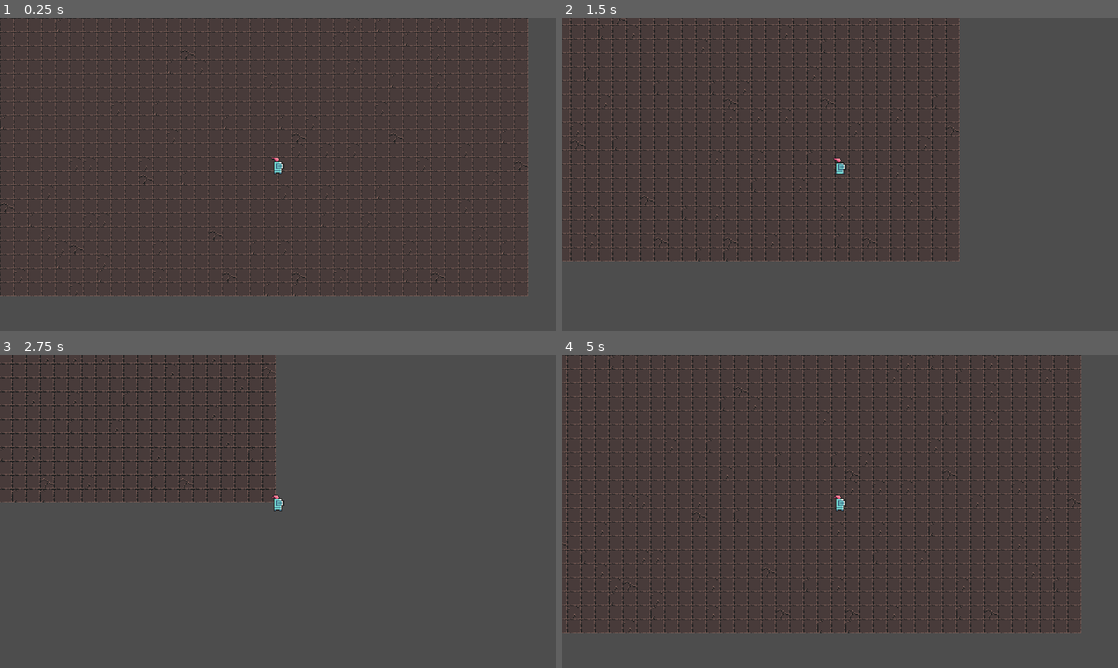
Above: before the commit, frames 1-4 (two rows, left to right).
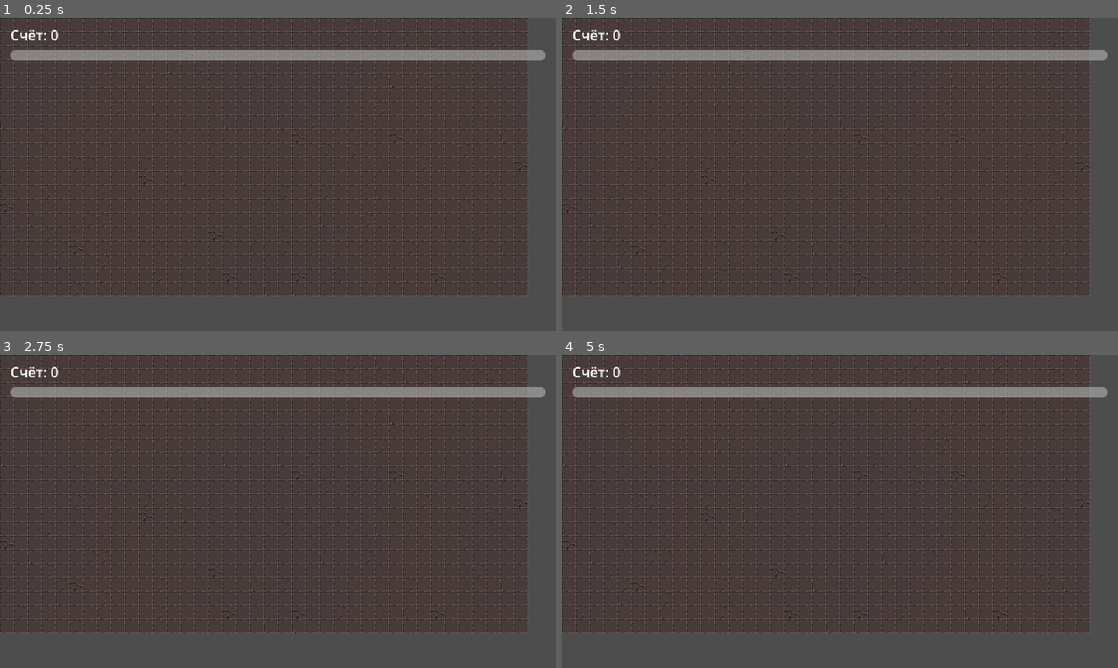
Above: after the commit, the same moments.

Repository: pilarsen97/godot-topdown
Game: Godot game, scene res://src/levels/world/world.tscn
The game is run twice, just before and just after one commit, with the same random seed, the same clock (stepped at 60 frames per second) and the same inputs.
Inputs:
- Up to frame 1 (0.25 s): no input
- Up to frame 2 (1.5 s): tap Enter at 0.5 s; hold D (move_right) 0.53-1.28 s; hold S (move_down) from 1.28 s (still down)
- Up to frame 3 (2.75 s): release S (move_down) at 2.03 s; hold D (move_right) from 2.03 s (still down)
- Up to frame 4 (5 s): release D (move_right) at 2.78 s; hold W (move_up) 2.78-3.53 s; hold A (move_left) from 3.53 s (still down)

The runs differ from the first frame. In frame 1, 3.4% of the frame differs, in the area x 1-99%, y 3-50%; in frame 2, 22%, in the area x 0-99%, y 0-89%; in frame 3, 18%; in frame 4, 20%.

Commit message:
refactor/lesson-8: HUD со счётом и HP-баром, урон игроку через Hitbox имп

Diff:
--- a/src/autoload/event_bus.gd
+++ b/src/autoload/event_bus.gd
@@ -1,8 +1,10 @@
 extends Node
 ## Глобальная "доска объявлений".
 
-## Запросить спавн сцены в текущем уровне (атаки, эффекты, дроп).
 signal spawn_in_level_requested(scene: PackedScene, position: Vector2)
+signal enemy_died(world_position: Vector2, score_value: int)
 
-## Враг умер. score_value — сколько очков начислить.
-signal enemy_died(world_position: Vector2, score_value: int)
+## HP игрока изменилось — слушает HUD.
+signal player_hp_changed(current: int, max_value: int)
+## Игрок умер — слушает World (рестарт уровня).
+signal player_died
--- a/src/entities/imp/imp.tscn
+++ b/src/entities/imp/imp.tscn
@@ -3,6 +3,7 @@
 [ext_resource type="Script" uid="uid://btb3gpdliw6i1" path="res://src/entities/imp/imp.gd" id="1_g1alo"]
 [ext_resource type="Script" path="res://src/components/health_component.gd" id="hc_script"]
 [ext_resource type="Script" path="res://src/components/hurtbox.gd" id="hurt_script"]
+[ext_resource type="Script" path="res://src/components/hitbox.gd" id="hitbox_script"]
 [ext_resource type="Texture2D" uid="uid://mbdml2ppmjk1" path="res://assets/textures/enemies/imp/imp_idle_anim_f0.png" id="1_p0iqk"]
 [ext_resource type="Texture2D" uid="uid://dq2a54lm1qh3x" path="res://assets/textures/enemies/imp/imp_idle_anim_f1.png" id="2_g1alo"]
 [ext_resource type="Texture2D" uid="uid://budy4j30x85vi" path="res://assets/textures/enemies/imp/imp_idle_anim_f2.png" id="3_e0c7o"]
@@ -82,3 +83,16 @@
 [node name="CollisionShape2D" type="CollisionShape2D" parent="Hurtbox"]
 position = Vector2(0, -4)
 shape = SubResource("CircleShape2D_hurt")
+
+[sub_resource type="CircleShape2D" id="CircleShape2D_imp_hit"]
+radius = 4.0
+
+[node name="Hitbox" type="Area2D" parent="."]
+collision_layer = 8
+collision_mask = 0
+script = ExtResource("hitbox_script")
+damage = 1
+
+[node name="CollisionShape2D" type="CollisionShape2D" parent="Hitbox"]
+position = Vector2(0, -4)
+shape = SubResource("CircleShape2D_imp_hit")
--- a/src/entities/player/player.gd
+++ b/src/entities/player/player.gd
@@ -1,6 +1,15 @@
 extends CharacterBody2D
 
 @export var max_speed: float = 200.0
+
+@onready var _health: HealthComponent = $HealthComponent
+
+
+func _ready() -> void:
+	_health.hp_changed.connect(_on_hp_changed)
+	_health.died.connect(_on_died)
+	# Сразу транслируем стартовое значение в HUD.
+	_on_hp_changed(_health.max_hp, _health.max_hp)
 
 
 func _physics_process(_delta: float) -> void:
@@ -13,3 +22,11 @@
 	var x := Input.get_action_strength("move_right") - Input.get_action_strength("move_left")
 	var y := Input.get_action_strength("move_down") - Input.get_action_strength("move_up")
 	return Vector2(x, y)
+
+
+func _on_hp_changed(current: int, max_value: int) -> void:
+	EventBus.player_hp_changed.emit(current, max_value)
+
+
+func _on_died() -> void:
+	EventBus.player_died.emit()
--- a/src/entities/player/player.tscn
+++ b/src/entities/player/player.tscn
@@ -1,6 +1,8 @@
 [gd_scene format=3 uid="uid://cctuddexahcs4"]
 
 [ext_resource type="Texture2D" uid="uid://dxmsrh0x0ao3n" path="res://assets/textures/player/knight_f_hit_anim_f0.png" id="1_4f0qm"]
+[ext_resource type="Script" path="res://src/components/health_component.gd" id="hc_script"]
+[ext_resource type="Script" path="res://src/components/hurtbox.gd" id="hurt_script"]
 [ext_resource type="Script" uid="uid://c088gbfjj5p5h" path="res://src/entities/player/player.gd" id="1_tk761"]
 [ext_resource type="Texture2D" uid="uid://c4lwd518ix7lm" path="res://assets/textures/player/knight_f_idle_anim_f0.png" id="2_tk761"]
 [ext_resource type="Texture2D" uid="uid://bao63hfynegea" path="res://assets/textures/player/knight_f_idle_anim_f1.png" id="3_n7e5a"]
@@ -80,3 +82,20 @@
 [node name="AbilityManager" type="Node" parent="." unique_id=29080088]
 
 [node name="AttackController" parent="AbilityManager" unique_id=1545562974 instance=ExtResource("11_n7e5a")]
+
+[sub_resource type="CircleShape2D" id="CircleShape2D_player_hurt"]
+radius = 5.0
+
+[node name="HealthComponent" type="Node" parent="."]
+script = ExtResource("hc_script")
+max_hp = 5
+
+[node name="Hurtbox" type="Area2D" parent="."]
+collision_layer = 0
+collision_mask = 8
+script = ExtResource("hurt_script")
+health_component = NodePath("../HealthComponent")
+
+[node name="CollisionShape2D" type="CollisionShape2D" parent="Hurtbox"]
+position = Vector2(0, -5)
+shape = SubResource("CircleShape2D_player_hurt")
--- a/src/levels/world/world.gd
+++ b/src/levels/world/world.gd
@@ -1,12 +1,13 @@
 extends Node
 ## Точка входа. Player живёт здесь и переживает смену уровней.
-## Слушает EventBus и кладёт спавны в Level/Spawned.
+## Слушает EventBus и кладёт спавны в Level/Spawned, рестартует игру при смерти.
 
 @onready var _spawn_container: Node = $Level_01/Spawned
 
 
 func _ready() -> void:
 	EventBus.spawn_in_level_requested.connect(_on_spawn_requested)
+	EventBus.player_died.connect(_on_player_died)
 
 
 func _on_spawn_requested(scene: PackedScene, world_position: Vector2) -> void:
@@ -15,3 +16,8 @@
 	var instance := scene.instantiate() as Node2D
 	_spawn_container.add_child(instance)
 	instance.global_position = world_position
+
+
+func _on_player_died() -> void:
+	# Простейший рестарт. Позже (урок 9+) сюда положим экран Game Over.
+	get_tree().reload_current_scene()
--- a/src/levels/world/world.tscn
+++ b/src/levels/world/world.tscn
@@ -1,8 +1,9 @@
-[gd_scene load_steps=4 format=3 uid="uid://067nxrap8et"]
+[gd_scene load_steps=5 format=3 uid="uid://067nxrap8et"]
 
 [ext_resource type="Script" path="res://src/levels/world/world.gd" id="0_world"]
 [ext_resource type="PackedScene" uid="uid://d37vd2ud41eym" path="res://src/levels/level_01/level_01.tscn" id="1_lvl"]
 [ext_resource type="PackedScene" uid="uid://cctuddexahcs4" path="res://src/entities/player/player.tscn" id="2_player"]
+[ext_resource type="PackedScene" uid="uid://b8hudmainui" path="res://src/ui/hud.tscn" id="3_hud"]
 
 [node name="World" type="Node"]
 script = ExtResource("0_world")
@@ -11,3 +12,5 @@
 
 [node name="Player" parent="." instance=ExtResource("2_player")]
 position = Vector2(320, 180)
+
+[node name="HUD" parent="." instance=ExtResource("3_hud")]
--- /dev/null
+++ b/src/ui/hud.gd
@@ -0,0 +1,28 @@
+extends CanvasLayer
+## Слой интерфейса. Поверх всего, не двигается с камерой.
+## Слушает EventBus и перерисовывает Label/ProgressBar.
+
+@onready var _score_label: Label = $Margin/Layout/ScoreLabel
+@onready var _hp_bar: ProgressBar = $Margin/Layout/HpBar
+
+var _score: int = 0
+
+
+func _ready() -> void:
+	EventBus.enemy_died.connect(_on_enemy_died)
+	EventBus.player_hp_changed.connect(_on_player_hp_changed)
+	_update_score()
+
+
+func _on_enemy_died(_world_position: Vector2, score_value: int) -> void:
+	_score += score_value
+	_update_score()
+
+
+func _on_player_hp_changed(current: int, max_value: int) -> void:
+	_hp_bar.max_value = max_value
+	_hp_bar.value = current
+
+
+func _update_score() -> void:
+	_score_label.text = "Счёт: %d" % _score
--- /dev/null
+++ b/src/ui/hud.tscn
@@ -0,0 +1,30 @@
+[gd_scene load_steps=2 format=3 uid="uid://b8hudmainui"]
+
+[ext_resource type="Script" path="res://src/ui/hud.gd" id="1_hud"]
+
+[node name="HUD" type="CanvasLayer"]
+script = ExtResource("1_hud")
+
+[node name="Margin" type="MarginContainer" parent="."]
+anchors_preset = 15
+anchor_right = 1.0
+anchor_bottom = 1.0
+theme_override_constants/margin_left = 12
+theme_override_constants/margin_top = 8
+theme_override_constants/margin_right = 12
+theme_override_constants/margin_bottom = 8
+
+[node name="Layout" type="VBoxContainer" parent="Margin"]
+layout_mode = 2
+theme_override_constants/separation = 6
+
+[node name="ScoreLabel" type="Label" parent="Margin/Layout"]
+layout_mode = 2
+text = "Счёт: 0"
+
+[node name="HpBar" type="ProgressBar" parent="Margin/Layout"]
+custom_minimum_size = Vector2(140, 12)
+layout_mode = 2
+max_value = 5.0
+value = 5.0
+show_percentage = false
Not shown, added: docs/lesson-8.md
